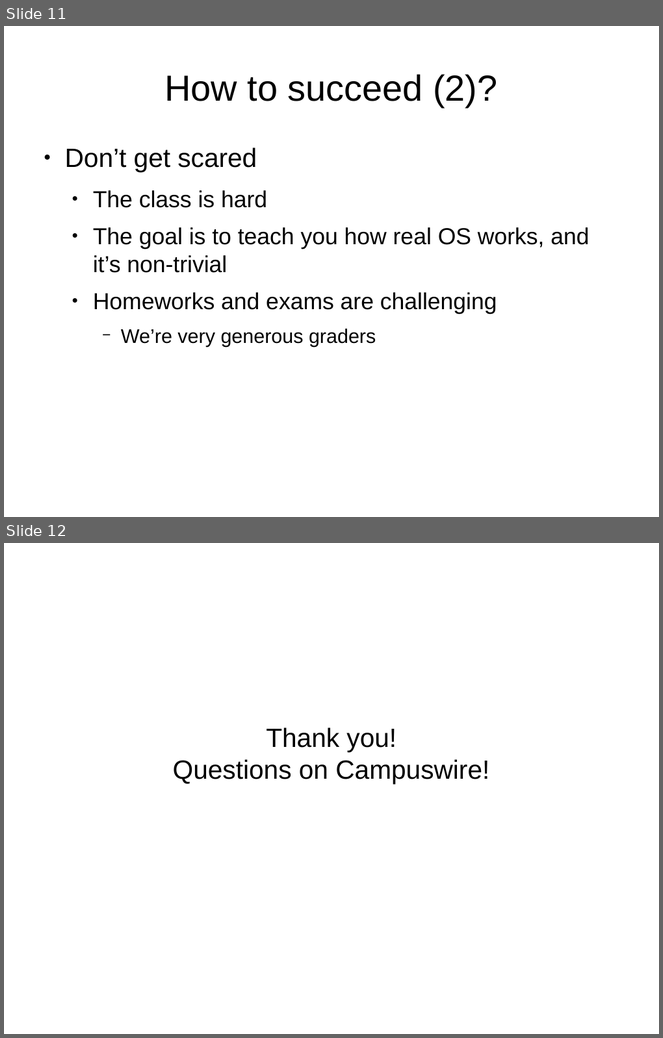
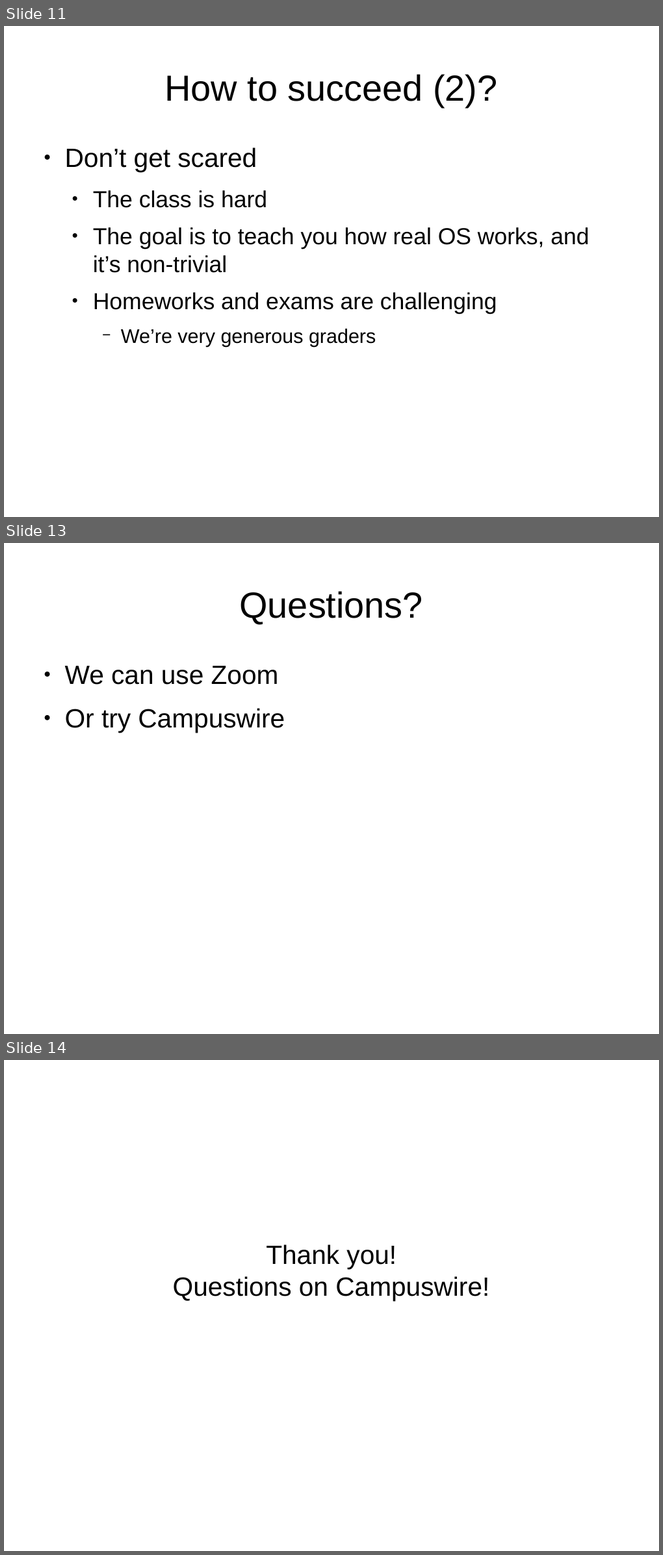
Before and after one commit to antonburtsev/cs5460, a slide deck: lectures/lecture00-logistics/lecture00-logistics.odp. Shown one above the other, each under a label of ours: slides 11 and 12 before the commit, slides 11, 13 and 14 after it; the slides between them are not shown. The pictures are 663x1038 and 663x1555 pixels, drawn with LibreOffice and Linux fonts; fonts in the diff are those of the drawing. Boxes give left, top, right and bottom in pixels: in the first picture for what was removed or moved away, otherwise in the second. Text is boxed around its words. In the diff, an @@ line names an element or a change of style, - is before the commit and + after.

```diff
--- a/lectures/lecture00-logistics/lecture00-logistics.odp
+++ b/lectures/lecture00-logistics/lecture00-logistics.odp
@@ slide 13 added at (4, 543, 659, 1034), background #FFFFFF @@
@@ title added at (239, 591, 423, 624), 44 pt, text #000000 @@
+Questions?
@@ text added at (65, 666, 285, 733), 32 pt, text #000000 @@
+● We can use Zoom
+● Or try Campuswire
@@ what was slide 12 is now slide 14 @@
```
Also in this commit, not shown: 4 slides changed, 1 other slide added, 1 other file.
